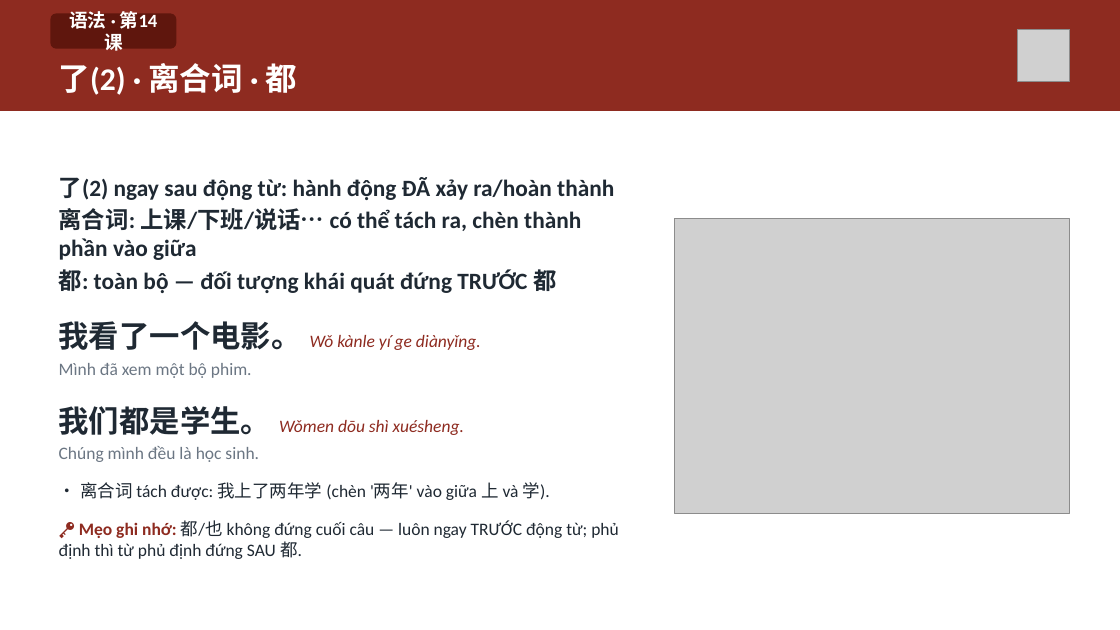
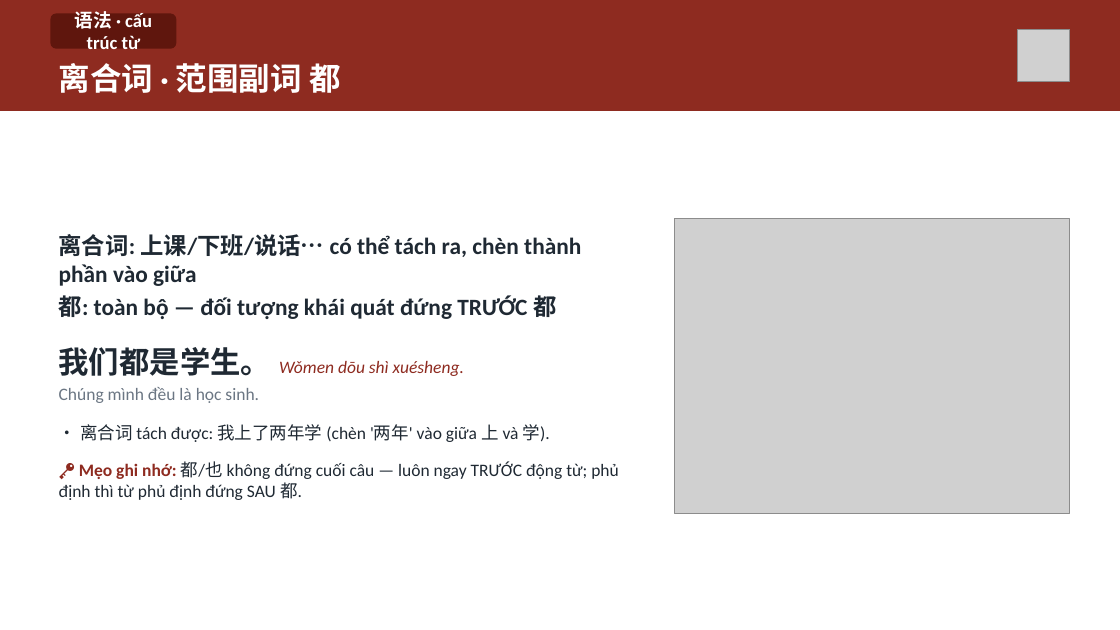
Before and after one commit to HuyenNguyen911/chinese-learning-os, a slide deck: slide 16 of output/hsk1/buoi16_ontap/slide/Buoi-16-Ontap.pptx. Drawn at 1120x630 pixels with LibreOffice and Linux fonts; fonts in the diff are those of the drawing; grey boxes stand for pictures. Boxes give left, top, right and bottom in pixels: in the first picture for what was removed or moved away, otherwise in the second. Text is boxed around its words. In the diff, an @@ line names an element or a change of style, - is before the commit and + after.

```diff
--- a/output/hsk1/buoi16_ontap/slide/Buoi-16-Ontap.pptx
+++ b/output/hsk1/buoi16_ontap/slide/Buoi-16-Ontap.pptx
@@ text in rounded rectangle at box(75, 11, 152, 49): text changed @@
-语法 · 第14课
+语法 · cấu trúc từ
@@ text at box(59, 63, 341, 93): text changed @@
-了(2) · 离合词 · 都
+离合词 · 范围副词 都
@@ text at box(59, 177, 614, 200): paragraph removed @@
-了(2) ngay sau động từ: hành động ĐÃ xảy ra/hoàn thành
@@ text at box(59, 234, 581, 286): less space between paragraphs @@
@@ text at box(59, 321, 481, 378): paragraphs removed @@
-我看了一个电影。 Wǒ kànle yí ge diànyǐng.
-Mình đã xem một bộ phim.
```
Also in this commit, not shown: 16 other slides changed, 2 slides added, 1 slide removed, 44 other files.
